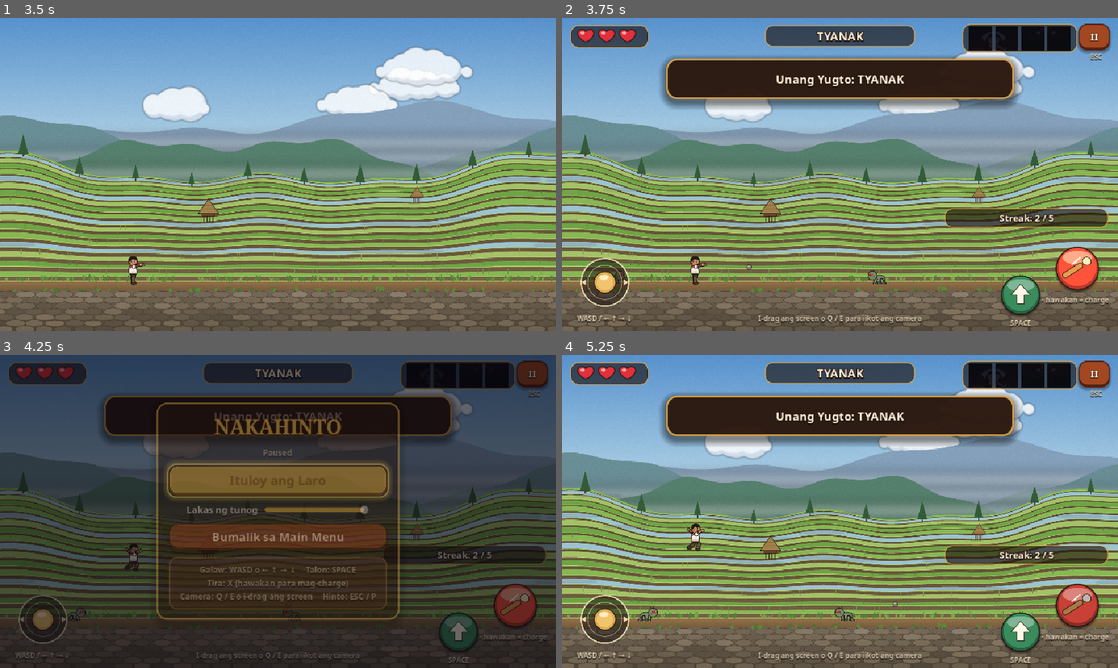
Above: before the commit, frames 1-4 (two rows, left to right).
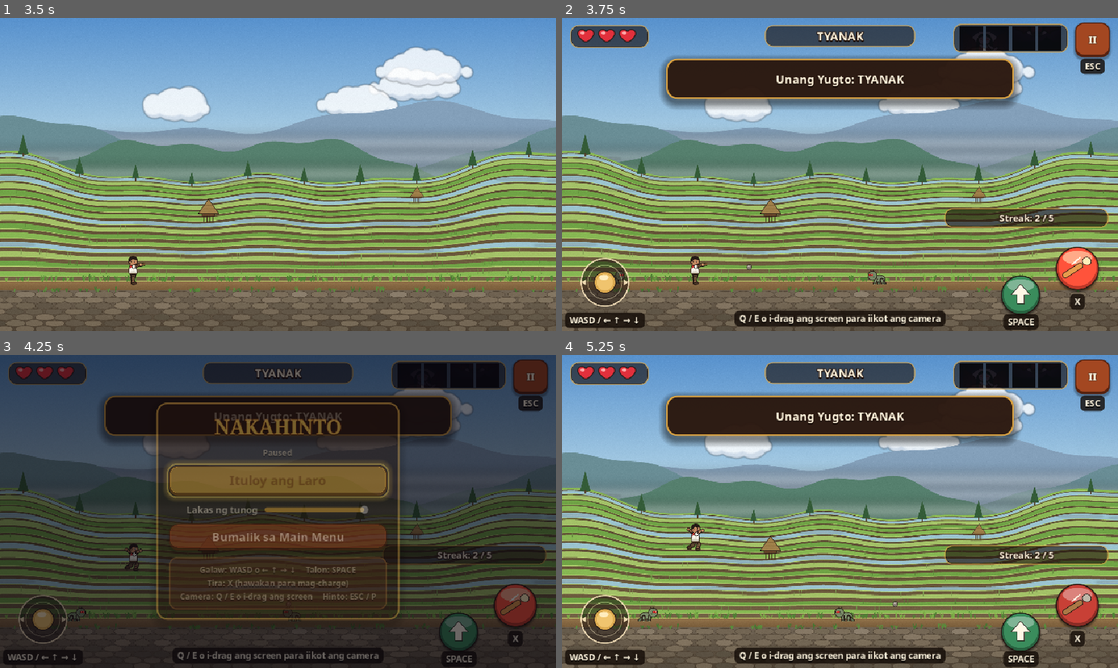
Above: after the commit, the same moments.

Repository: hazelbsebastian/Encanto
Game: Godot game, scene res://scenes/maps/Level.tscn
Same seed, same stepped clock (60 frames per second), same inputs: the game is played once before the commit and once after it. This scene is started directly instead of the project's main scene.
Inputs (mouse positions are in pixels of both pictures, inside the frame that each line leads up to):
- Up to frame 1 (3.5 s): tap Enter at 0.5 s; move the mouse to (250, 237) at 0.52 s; hold W (move_forward) 0.53-1.25 s; hold X (shoot) 0.53-1.25 s; click (250, 237) at 0.67 s; tap Space (jump) at 0.77, 0.8, 1.07, 2 s; drag from (444, 221) to (133, 271) at 1.27 s; move the mouse to (111, 127) at 2.02 s; hold A (move_left) 2.03-2.75 s; hold Space (jump) 2.03-2.75 s; tap Q (camera_left) at 2.1 s; drag from (305, 174) to (111, 127) at 2.77 s
- Up to frame 2 (3.75 s): tap Enter at 3.5 s; move the mouse to (756, 96) at 3.52 s; hold S (move_back) from 3.53 s (still down); hold X (shoot) from 3.53 s (still down)
- Up to frame 3 (4.25 s): keep holding S (move_back); keep holding X (shoot); tap Space (jump) at 3.77, 3.8, 4.07 s; tap Escape (pause) at 4.15 s
- Up to frame 4 (5.25 s): release S (move_back) at 4.25 s; release X (shoot) at 4.25 s; drag from (962, 495) to (639, 617) at 4.27 s; click "Ituloy ang Laro" at 5 s

Frame 1 is identical in both runs. In frame 2, 4.3% of the frame differs, in the area x 0-99%, y 1-100%; in frame 3, 2.9%; in frame 4, 4.3%.

Commit message:
PT6 fix A2/A3: readable HUD hints that match the input in use
- Hints 12px -> 15px on a dark chip (contrast 1.7:1 -> 13.6:1)
- Touch players see TIRA / TALON / GALAW / HINTO; keyboard players see keys
- Hints placed under their controls (shoot hint was clipped off-screen)
- Controls autoload tracks touch vs keyboard and emits input_mode_changed

Diff:
--- a/scenes/ui/HUD.tscn
+++ b/scenes/ui/HUD.tscn
@@ -60,9 +60,9 @@
 anchors_preset = 1
 anchor_left = 1.0
 anchor_right = 1.0
-offset_left = -262.0
+offset_left = -282.0
 offset_top = 10.0
-offset_right = -70.0
+offset_right = -86.0
 offset_bottom = 60.0
 grow_horizontal = 0
 theme_type_variation = &"HudChip"
@@ -76,10 +76,10 @@
 anchors_preset = 1
 anchor_left = 1.0
 anchor_right = 1.0
-offset_left = -60.0
-offset_top = 10.0
+offset_left = -74.0
+offset_top = 8.0
 offset_right = -14.0
-offset_bottom = 56.0
+offset_bottom = 68.0
 grow_horizontal = 0
 focus_mode = 0
 theme_override_font_sizes/font_size = 18
--- a/scripts/systems/Controls.gd
+++ b/scripts/systems/Controls.gd
@@ -50,8 +50,17 @@
 	"pause": "ESC",
 }
 
+## Week 14 (accessibility): on-screen hints follow the input the player is
+## actually using. Phones show touch words (TIRA, TALON); keyboard players see
+## key names (X, SPACE). Switches automatically on the last input type.
+signal input_mode_changed(touch: bool)
+var touch_mode: bool = false
+
 func _ready() -> void:
 	process_mode = Node.PROCESS_MODE_ALWAYS
+	touch_mode = DisplayServer.is_touchscreen_available()
+	if OS.get_cmdline_user_args().has("--force-touch"):
+		touch_mode = true
 	for action: String in KEY_BINDINGS:
 		_ensure_action(action)
 		for key: int in KEY_BINDINGS[action]:
@@ -98,3 +107,13 @@
 func _focus_later(control: Control) -> void:
 	if is_instance_valid(control) and control.is_visible_in_tree() and control.focus_mode != Control.FOCUS_NONE:
 		control.grab_focus()
+
+func _input(event: InputEvent) -> void:
+	var touch := touch_mode
+	if event is InputEventScreenTouch or event is InputEventScreenDrag:
+		touch = true
+	elif event is InputEventKey or event is InputEventJoypadButton:
+		touch = false
+	if touch != touch_mode:
+		touch_mode = touch
+		input_mode_changed.emit(touch_mode)
--- a/scripts/ui/HUD.gd
+++ b/scripts/ui/HUD.gd
@@ -11,6 +11,18 @@
 const CHARGE_TEX := preload("res://assets/ui/button_charge.png")
 
 const PRESSED_TINT := Color(1.35, 1.3, 1.1)
+
+## Week 14 accessibility: hint text was 12 px light text straight on the 3D
+## scene (hard to read on grass/sand) and always named keyboard keys, even on
+## phones. Now: 15 px on a dark chip, placed under its control, and worded
+## for the input the player is using (see Controls.touch_mode).
+const HINT_FONT := 15
+const HINT_TEXT := {
+	"touch": {"MoveKey": "GALAW", "ShootKey": "TIRA", "JumpKey": "TALON", "PauseKey": "HINTO",
+		"LookHint": "I-drag ang screen para iikot ang camera"},
+	"keys": {"MoveKey": "WASD / ← ↑ → ↓", "ShootKey": "X", "JumpKey": "SPACE", "PauseKey": "ESC",
+		"LookHint": "Q / E o i-drag ang screen para iikot ang camera"},
+}
 
 @onready var hearts_box: HBoxContainer = $HeartsChip/HeartsBox
 @onready var puzzle_chip: PanelContainer = $PuzzleChip
@@ -39,6 +51,53 @@
 	jump_button.pressed.connect(_on_jump_pressed)
 	pause_button.pressed.connect(_on_pause_pressed)
 	$LookArea.gui_input.connect(_on_look_input)
+	Controls.input_mode_changed.connect(func(_t: bool) -> void: _apply_hints())
+	get_viewport().size_changed.connect(_layout_hints)
+	_apply_hints()
+
+func _apply_hints() -> void:
+	var words: Dictionary = HINT_TEXT["touch" if Controls.touch_mode else "keys"]
+	for key: String in words:
+		var l := get_node_or_null(key) as Label
+		if l == null:
+			continue
+		l.text = words[key]
+		l.add_theme_font_size_override("font_size", HINT_FONT)
+		l.add_theme_color_override("font_color", Color(1, 0.96, 0.87))
+		var sb := StyleBoxFlat.new()
+		sb.bg_color = Color(0.08, 0.05, 0.03, 0.82)
+		sb.set_corner_radius_all(8)
+		sb.content_margin_left = 8
+		sb.content_margin_right = 8
+		sb.content_margin_top = 2
+		sb.content_margin_bottom = 3
+		l.add_theme_stylebox_override("normal", sb)
+	_layout_hints.call_deferred()
+
+## Centre each hint under the control it describes, kept inside the screen.
+func _layout_hints() -> void:
+	var view := get_viewport().get_visible_rect().size
+	var pairs := {"MoveKey": joystick, "ShootKey": shoot_button, "JumpKey": jump_button, "PauseKey": pause_button}
+	for key: String in pairs:
+		var l := get_node_or_null(key) as Label
+		var target := pairs[key] as Control
+		if l == null or target == null:
+			continue
+		_place(l, target.get_global_rect(), view)
+	var look := get_node_or_null("LookHint") as Label
+	if look:
+		look.set_anchors_preset(Control.PRESET_TOP_LEFT)
+		look.size = Vector2.ZERO
+		look.reset_size()
+		look.position = Vector2((view.x - look.size.x) * 0.5, view.y - look.size.y - 8)
+
+func _place(l: Label, under: Rect2, view: Vector2) -> void:
+	l.set_anchors_preset(Control.PRESET_TOP_LEFT)
+	l.size = Vector2.ZERO
+	l.reset_size()
+	var x := under.get_center().x - l.size.x * 0.5
+	var y := under.end.y + 2
+	l.position = Vector2(clampf(x, 4, view.x - l.size.x - 4), minf(y, view.y - l.size.y - 2))
 
 func _process(_delta: float) -> void:
 	var player := get_tree().get_first_node_in_group("player")
